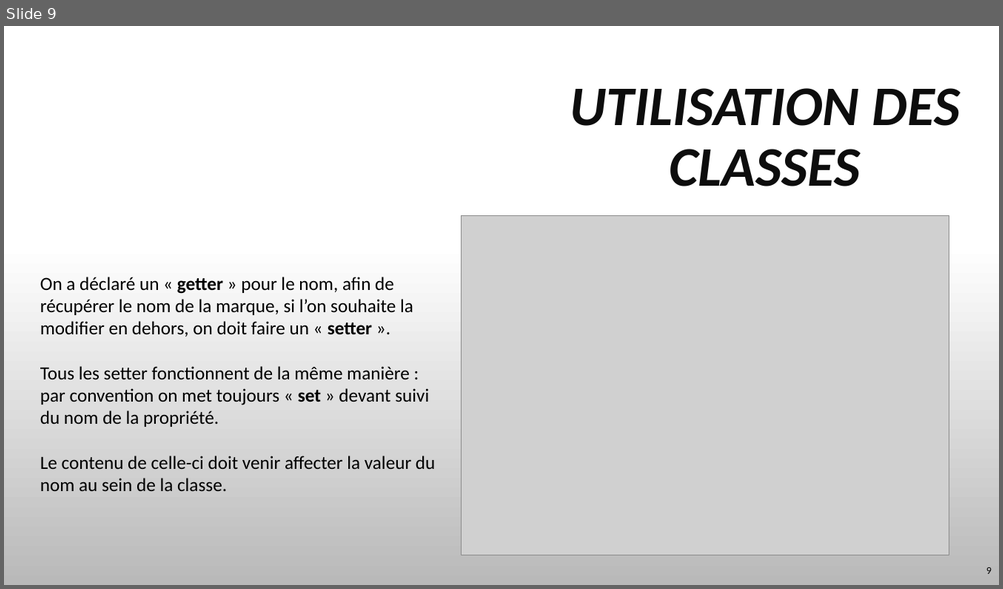
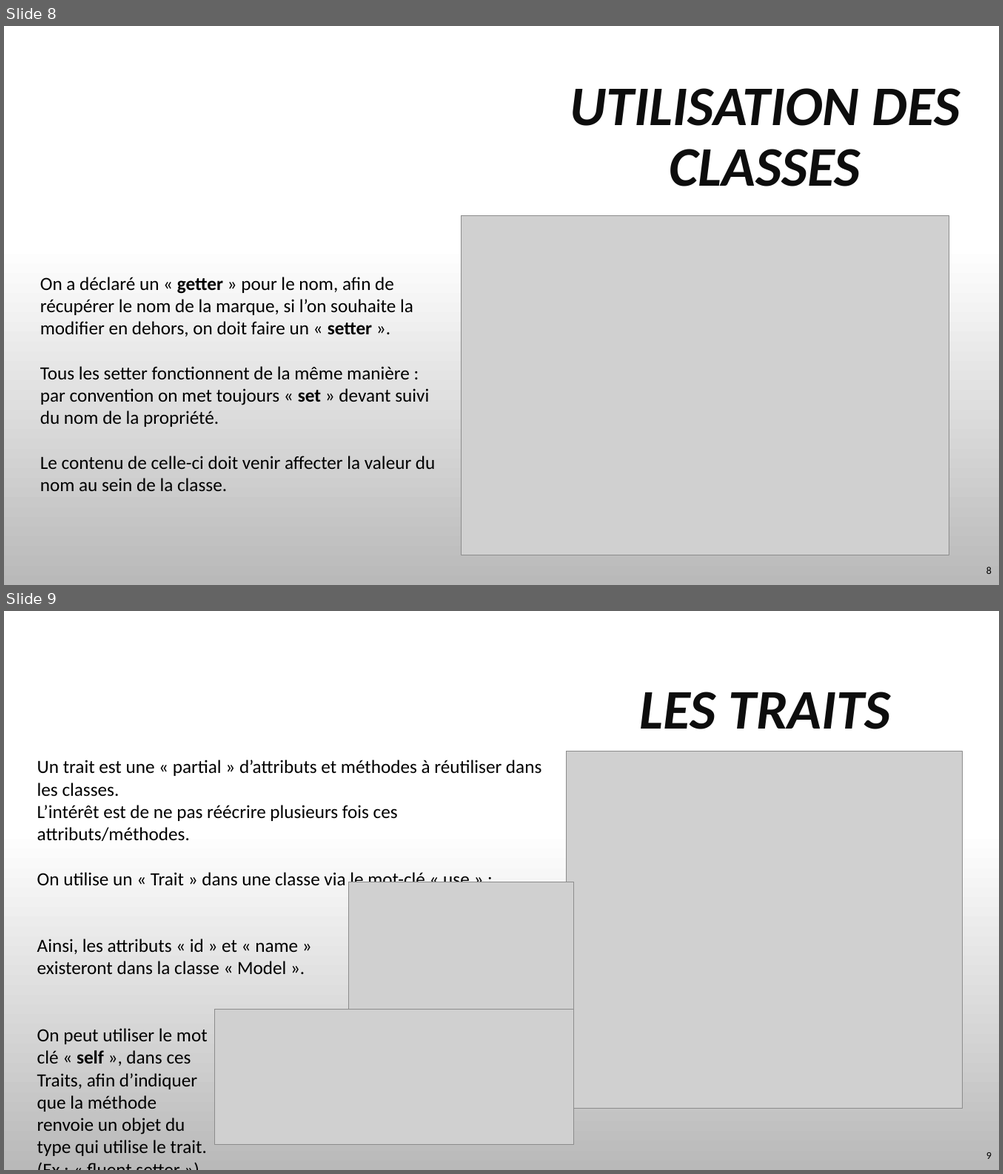
Before and after one commit to TyTy-cf/cours, a slide deck: PHP/Object/PHP-DO.pptx. Shown one above the other, each under a label of ours: slide 9 before the commit, slides 8 and 9 after it. The pictures are 1003x589 and 1003x1174 pixels, drawn with LibreOffice and Linux fonts; fonts in the diff are those of the drawing; grey boxes stand for pictures; background and template pictures are left out. Boxes give left, top, right and bottom in pixels: in the first picture for what was removed or moved away, otherwise in the second. Text is boxed around its words. In the diff, an @@ line names an element or a change of style, - is before the commit and + after.

```diff
--- a/PHP/Object/PHP-DO.pptx
+++ b/PHP/Object/PHP-DO.pptx
@@ slide 9 added at (4, 611, 999, 1170), background picture (left out) @@
@@ title added at (640, 692, 890, 729), 54 pt, text #0D0D0D, bold, italic @@
+LES TRAITS
@@ text added at (37, 760, 541, 1156), 18 pt, text #000000 @@
+Un trait est une « partial » d’attributs et méthodes à réutiliser dans les classes.
+L’intérêt est de ne pas réécrire plusieurs fois ces attributs/méthodes.
+On utilise un « Trait » dans une classe via le mot-clé « use » :
+Ainsi, les attributs « id » et « name »
+existeront dans la classe « Model ».
+On peut utiliser le mot
+clé « self », dans ces
+Traits, afin d’indiquer
+que la méthode
+renvoie un objet du
+type qui utilise le trait.
+(Ex : « fluent setter »)
@@ picture added at (566, 752, 963, 1110) @@
@@ picture added at (349, 882, 573, 1009) @@
@@ picture added at (215, 1009, 574, 1145) @@
@@ page number added at (986, 1153, 991, 1159), 10 pt, text #000000 @@
+9
@@ what was slide 9 is now slide 8 @@
@@ page number at (986, 567, 991, 574): text changed @@
-9
+8
```
Also in this commit, not shown: 1 slide changed, 4 other slides added, 1 slide removed, 1 other file.
